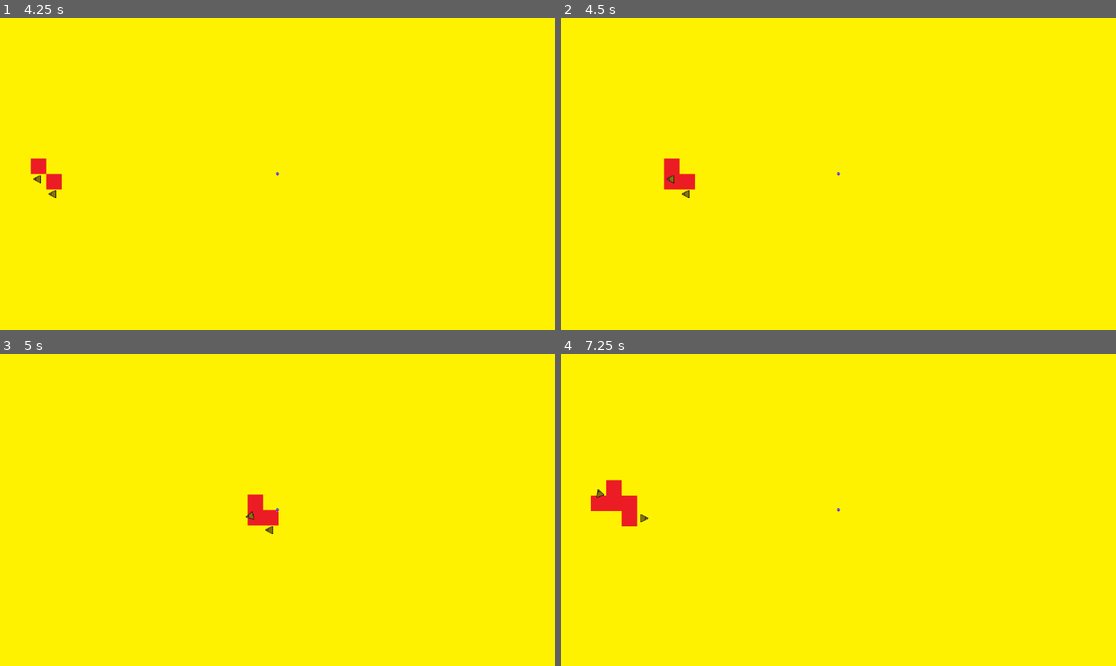
Above: before the commit, frames 1-4 (two rows, left to right).
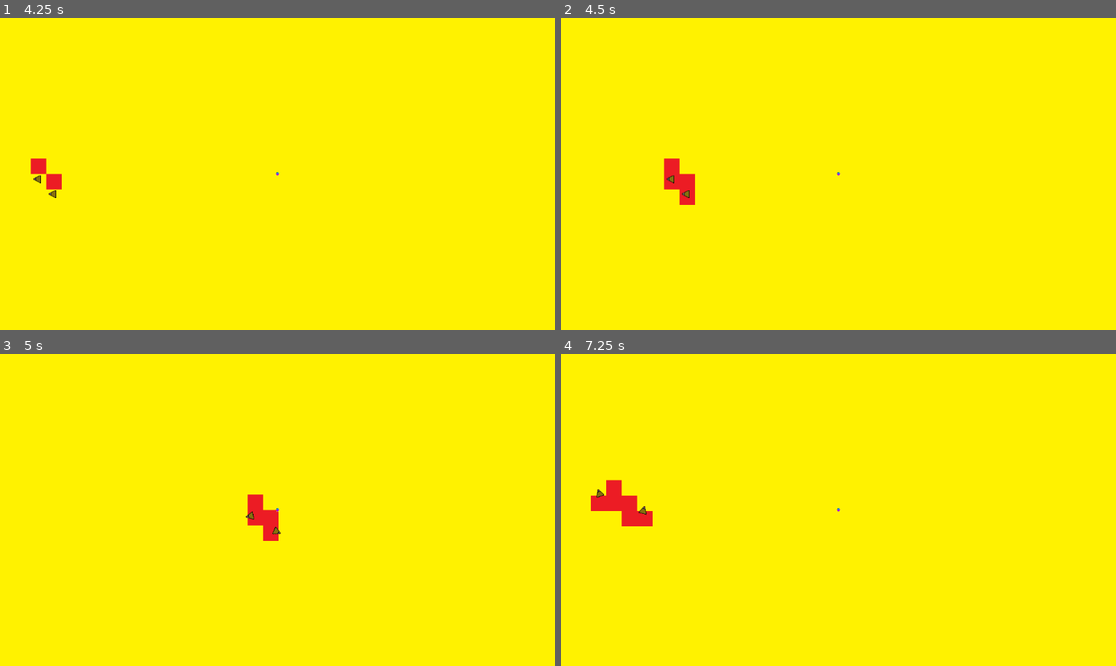
Above: after the commit, the same moments.

Repository: JimBimBomBom/Bakalarka---CLEAN
Game: Godot game, scene res://SCENES/world_scene.tscn
The game is run twice, just before and just after one commit, with the same random seed, the same clock (stepped at 60 frames per second) and the same inputs.
Inputs:
- Up to frame 1 (4.25 s): tap Enter at 0.5 s; hold Right (ui_right) 0.53-1.28 s; hold Down (ui_down) 1.28-2.03 s; hold Right (ui_right) 2.03-2.78 s; hold Up (ui_up) 2.78-3.53 s; hold Left (ui_left) from 3.53 s (still down)
- Up to frame 2 (4.5 s): keep holding Left (ui_left)
- Up to frame 3 (5 s): keep holding Left (ui_left)
- Up to frame 4 (7.25 s): release Left (ui_left) at 5.03 s; hold Down (ui_down) 5.03-5.78 s; hold Right (ui_right) 5.78-6.53 s; hold Up (ui_up) from 6.53 s (still down)

Frame 1 is identical in both runs. In frame 2, 0.1% of the frame differs, in the area x 21-25%, y 54-60%; in frame 3, 0.2%; in frame 4, 0.2%, in the area x 13-17%, y 48-56%.

Commit message:
Added reproduction - handled with signals

Diff:
--- a/Simulation/SCRIPTS/Global/World_Variables.gd
+++ b/Simulation/SCRIPTS/Global/World_Variables.gd
@@ -70,5 +70,18 @@
 	FEMALE,
 }
 
+func extract_gene(parent_1, parent_2):
+	var mutation_prob = World.mutation_prob#global as of now
+	var from_parent = randi_range(0, 1)#0 -> parent_1 || 1 -> parent_2
+	var mut = randf_range(0, 1)
+	var result
+	if from_parent:
+		result = parent_2
+	else:
+		result = parent_1
+	if mut < mutation_prob:
+		result += max(0, randf_range(-0.05, 0.05)*result)#if mutation occurs it can influence a gene by up to 5%.. also cant be a negative value
+	return result
+
 func get_tile_pos(tile : Tile_Properties) -> Vector2:
 	return Vector2(tile.index.x, tile.index.y)*tile_size + tile_size/2
--- a/Simulation/SCRIPTS/NPC_FSM/Animal.gd
+++ b/Simulation/SCRIPTS/NPC_FSM/Animal.gd
@@ -15,6 +15,8 @@
 	WOLF,
 	DEER,
 }
+
+signal birth_request(pos, type, parent_1, parent_2)
 
 var animal_state : Animal_Base_States = Animal_Base_States.INIT
 var animal_type : Animal_Types
@@ -248,6 +250,26 @@
 			result = tmp
 	return result
 
+func select_potential_mates() -> Array[Animal]:
+	var result : Array[Animal]
+	for animal in detected_animals:
+		if animal.gender == World.Gender.FEMALE and not animal.is_pregnant:
+			result.append(animal)
+	return result
+
+func reproduce_with_animal(animal):
+	reproduced_recently = true
+	animal.become_pregnant(self)
+
+func become_pregnant(partner):
+	is_pregnant = true
+	sexual_partner = partner
+	get_node("pregnancy_timer").start()
+
+func _on_pregnancy_timer_timeout():
+	is_pregnant = false
+	emit_signal("birth_request", self, sexual_partner)
+
 #Node component functions:
 func _on_timer_timeout():
 	pass # this func gets defined in instances of Carnivore/Herbivore
@@ -264,6 +286,14 @@
 	var timer = get_node("Timer") #?? mb add timeout for actions as a animal variable? could be interesting
 	timer.timeout.connect(_on_timer_timeout)
 
+	if gender == World.Gender.FEMALE:
+		var pregnancy_timer = Timer.new()
+		pregnancy_timer.set_name("pregnancy_timer")
+		pregnancy_timer.set_wait_time(pregnancy_period)
+		pregnancy_timer.set_one_shot(true)
+		pregnancy_timer.timeout.connect(_on_pregnancy_timer_timeout)
+		add_child(pregnancy_timer)
+
 	var animal_detector = get_node("Area_Detection")
 	animal_detector.body_entered.connect(_on_Area2D_animal_entered)
 	animal_detector.body_exited.connect(_on_Area2D_animal_exited)
--- a/Simulation/SCRIPTS/NPC_FSM/NPC_PROPERTIES.gd
+++ b/Simulation/SCRIPTS/NPC_FSM/NPC_PROPERTIES.gd
@@ -50,12 +50,14 @@
 var pregnancy_period : float = 3
 var is_pregnant : bool = false
 var pregnancy_penalty : float = 0.8
-var reproduced_recently : bool
+var reproduced_recently : bool = false
+var sexual_partner : Animal
 # TODO make pregnancy affect the animals behaviour/locomotion/energy_consumption
 
 func set_properties(type, mass_, max_health_, attack_damage_, attack_range_, max_energy_level_, max_hunger_, max_hydration_,
 						sight_range_, field_of_view_half_, night_vision_acuity_, day_vision_acuity_, hearing_range_, hearing_while_consuming_,
-						separation_mult_, separation_radius_, cohesion_mult_, cohesion_radius_, alignment_mult_, alignment_radius_):
+						separation_mult_, separation_radius_, cohesion_mult_, cohesion_radius_, alignment_mult_, alignment_radius_,
+						gender_):
 	vore_type = type
 	max_health = max_health_
 	curr_health = max_health
@@ -91,6 +93,8 @@
 	alignment_mult = alignment_mult_
 	alignment_radius = alignment_radius_
 
+	gender = gender_
+
 func properties_generator(type):
 	match type:
 		World.Vore_Type.HERBIVORE:
@@ -116,9 +120,14 @@
 			var alignment_mult = randf_range(0.4, 1)
 			var alignment_radius = randi_range(50, 120)
 
+			var gender_f = randi_range(0, 1)
+			var gender = World.Gender.FEMALE
+			if gender_f:
+				gender = World.Gender.MALE
 			set_properties(type, mass, max_health, attack_damage, attack_range, max_energy_level, max_hunger, max_hydration,
 										sight_range, field_of_view_half, night_vision_acuity, day_vision_acuity, hearing_range, hearing_while_consuming,
-										separation_mult, separation_radius, cohesion_mult, cohesion_radius, alignment_mult, alignment_radius)
+										separation_mult, separation_radius, cohesion_mult, cohesion_radius, alignment_mult, alignment_radius,
+										gender)
 		World.Vore_Type.CARNIVORE:
 			var mass = randi_range(50, 250)
 			var max_health = mass
@@ -142,9 +151,14 @@
 			var alignment_mult = randf_range(0, 0.4)
 			var alignment_radius = randi_range(50, 120)
 
+			var gender_f = randi_range(0, 1)
+			var gender = World.Gender.FEMALE
+			if gender_f:
+				gender = World.Gender.MALE
 			set_properties(type, mass, max_health, attack_damage, attack_range, max_energy_level, max_hunger, max_hydration,
 										sight_range, field_of_view_half, night_vision_acuity, day_vision_acuity, hearing_range, hearing_while_consuming,
-										separation_mult, separation_radius, cohesion_mult, cohesion_radius, alignment_mult, alignment_radius)
+										separation_mult, separation_radius, cohesion_mult, cohesion_radius, alignment_mult, alignment_radius,
+										gender)
 
 
 
@@ -172,6 +186,8 @@
 	var alignment_mult = World.extract_gene(parent_1.alignment_mult, parent_2.alignment_mult)
 	var alignment_radius = World.extract_gene(parent_1.alignment_radius, parent_2.alignment_radius)
 
+	var gender = World.extract_gene(parent_1.gender, parent_2.gender)
 	set_properties(type, mass, max_health, attack_damage, attack_range, max_energy_level, max_hunger, max_hydration,
 								sight_range, field_of_view_half, night_vision_acuity, day_vision_acuity, hearing_range, hearing_while_consuming,
-								separation_mult, separation_radius, cohesion_mult, cohesion_radius, alignment_mult, alignment_radius)
+								separation_mult, separation_radius, cohesion_mult, cohesion_radius, alignment_mult, alignment_radius,
+								gender)
--- a/Simulation/SCRIPTS/World_Generation/world.gd
+++ b/Simulation/SCRIPTS/World_Generation/world.gd
@@ -140,7 +140,7 @@
 #End of initialization
 
 
-func create_offspring(pos, type, parent_1, parent_2):
+func _on_animal_birth_request(pos, type, parent_1, parent_2):
 	var scene = load("res://SCENES/animal.tscn")
 	var inst = scene.instantiate()
 	match type:
@@ -155,20 +155,11 @@
 			inst.spawn_animal(pos, type, parent_1, parent_2)
 			inst.get_node("Sprite2D").texture = load("res://Sprites/Carnivore.png")
 	inst.add_to_group(World.animal_group)
+
+	inst.connect("birth_request", self, "_on_animal_birth_request")
+
 	add_child(inst)
 
-func extract_gene(parent_1, parent_2):
-	var mutation_prob = World.mutation_prob#global as of now
-	var from_parent = randi_range(0, 1)#0 -> parent_1 || 1 -> parent_2
-	var mut = randf_range(0, 1)
-	var result
-	if from_parent:
-		result = parent_2
-	else:
-		result = parent_1
-	if mut < mutation_prob:
-		result += max(0, randf_range(-0.05, 0.05)*result)#if mutation occurs it can influence a gene by up to 5%.. also cant be a negative value
-	return result
 
 func between(val, start, end):
 	if start <= val and val <= end:
